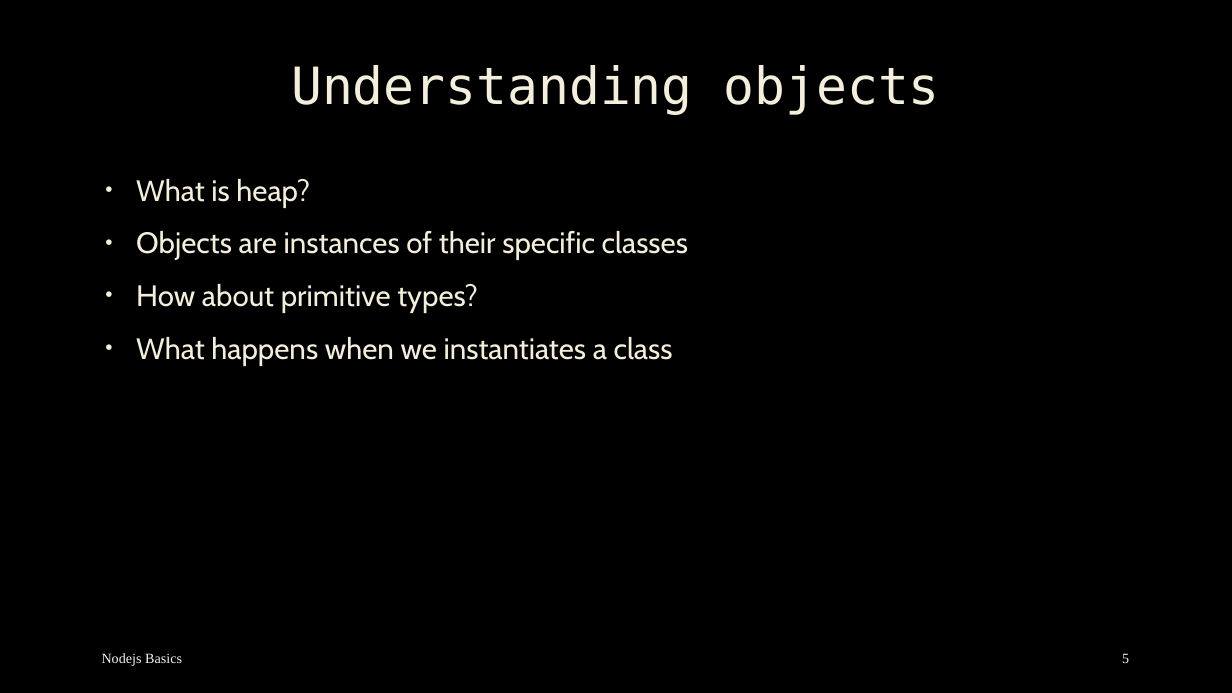
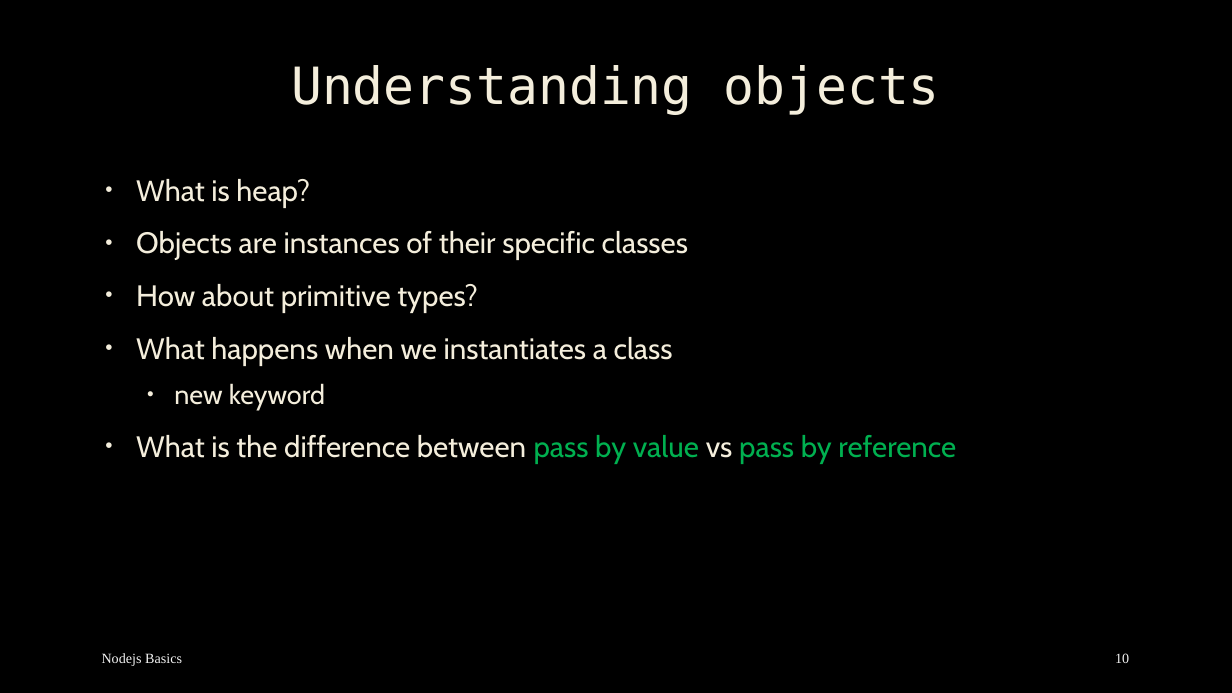
Before and after one commit to mostafa8026/nestjs-course, a slide deck: slide 10 of oop/oop-01.pptx (slide 5 before the commit). Drawn at 1232x693 pixels with LibreOffice and Linux fonts; fonts in the diff are those of the drawing; background and template pictures are left out. Boxes give left, top, right and bottom in pixels: in the first picture for what was removed or moved away, otherwise in the second. Text is boxed around its words. In the diff, an @@ line names an element or a change of style, - is before the commit and + after.

```diff
--- a/oop/oop-01.pptx
+++ b/oop/oop-01.pptx
@@ text at (136,383,956,464): paragraphs added @@
+  • new keyword
+• What is the difference between pass by value vs pass by reference
@@ page number at (1115,653,1129,663): text changed @@
-5
+10
```
Also in this commit, not shown: 3 other slides changed, 6 slides added, 4 other files.
